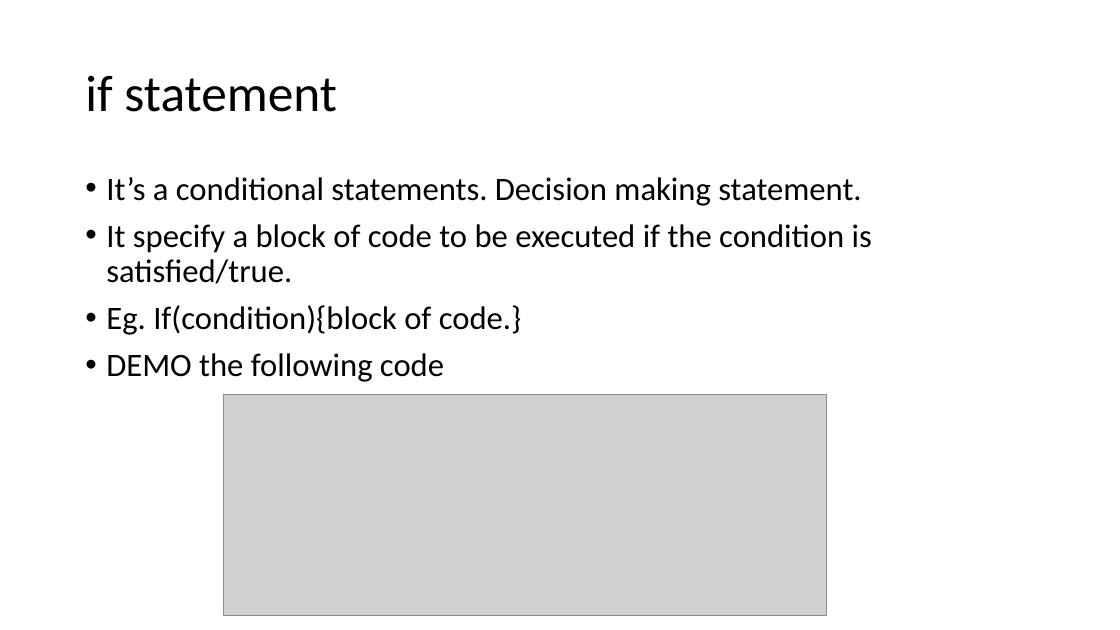
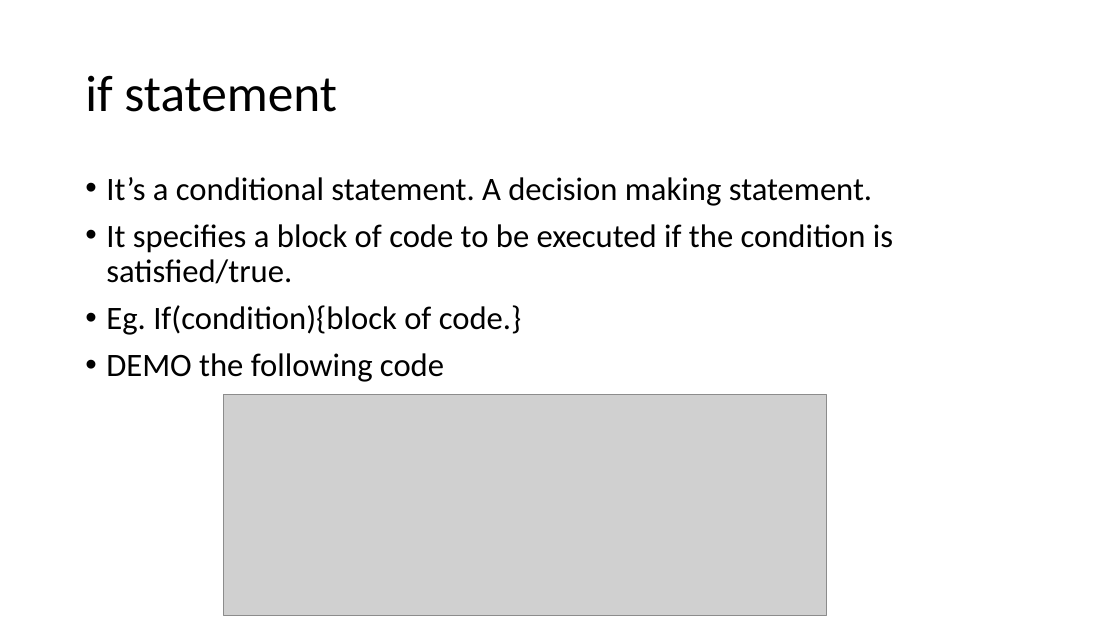
Before and after one commit to honching0316/SASE_WebApplication_Calculator, a slide deck: slide 10 of SASE_Technique_Workshop.pptx. Drawn at 1120x630 pixels with LibreOffice and Linux fonts; fonts in the diff are those of the drawing; grey boxes stand for pictures. Boxes give left, top, right and bottom in pixels: in the first picture for what was removed or moved away, otherwise in the second. Text is boxed around its words. In the diff, an @@ line names an element or a change of style, - is before the commit and + after.

```diff
--- a/SASE_Technique_Workshop.pptx
+++ b/SASE_Technique_Workshop.pptx
@@ text at box(106, 177, 893, 284): text changed @@
-• It’s a conditional statements. Decision making statement.
-• It specify a block of code to be executed if the condition is satisfied/true.
+• It’s a conditional statement. A decision making statement.
+• It specifies a block of code to be executed if the condition is satisfied/true.
```
Also in this commit, not shown: 11 other slides changed.
